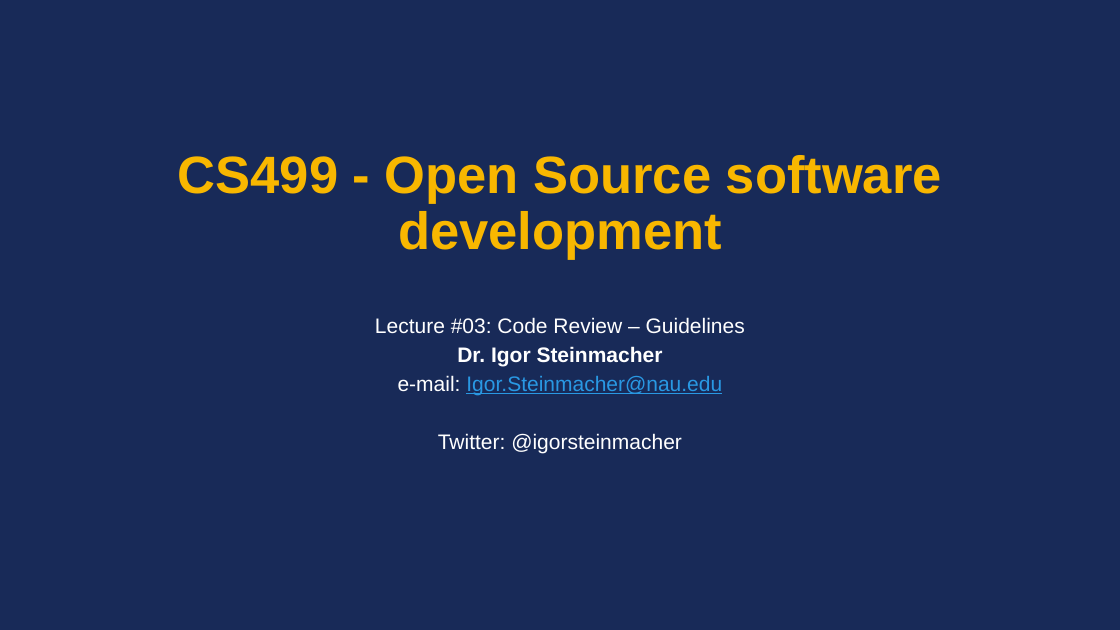
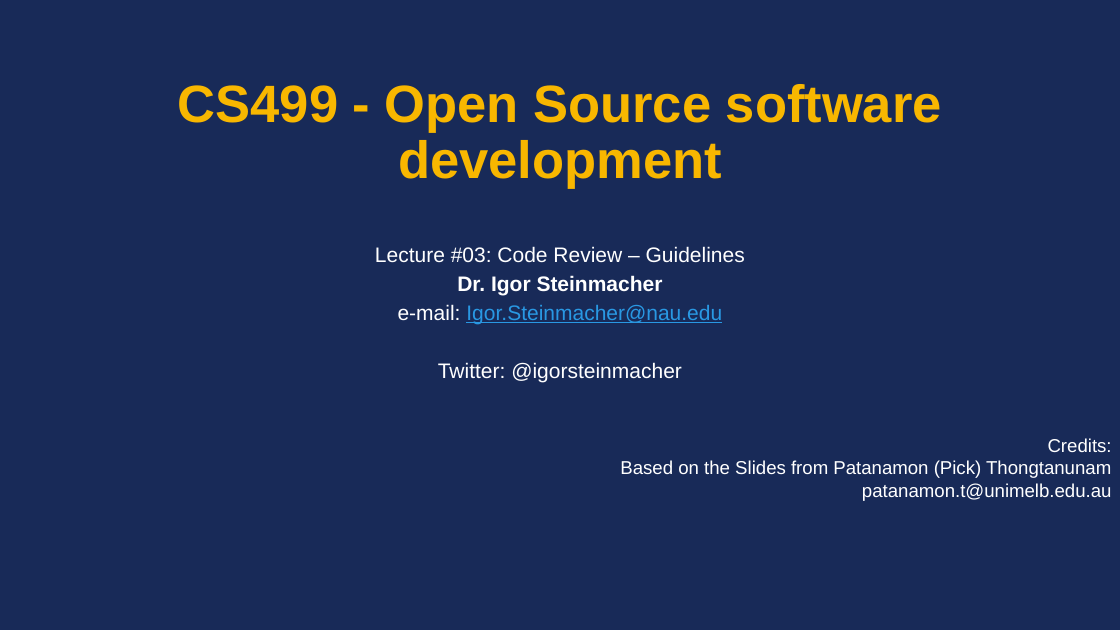
Before and after one commit to igorsteinmacher/CS499-OSS, a slide deck: slide 1 of notes/Lecture_03.pptx. Drawn at 1120x630 pixels with LibreOffice and Linux fonts; fonts in the diff are those of the drawing; background and template pictures are left out. Boxes give left, top, right and bottom in pixels: in the first picture for what was removed or moved away, otherwise in the second. Text is boxed around its words. In the diff, an @@ line names an element or a change of style, - is before the commit and + after.

Commit message:
Updating Code review Slides with example

```diff
--- a/notes/Lecture_03.pptx
+++ b/notes/Lecture_03.pptx
@@ title "CS499 - Open Source software ...": place and size @@
-title "CS499 - Open Source software ..." at [178, 155, 942, 260]
+title "CS499 - Open Source software ..." at [178, 84, 942, 189]
@@ subtitle "Lecture #03: Code Review – ...": place and size @@
-subtitle "Lecture #03: Code Review – ..." at [375, 317, 745, 453]
+subtitle "Lecture #03: Code Review – ..." at [375, 246, 745, 382]
@@ text added at [620, 438, 1112, 501], 16 pt, text #FFFFFF @@
+Credits:
+Based on the Slides from Patanamon (Pick) Thongtanunam
+patanamon.t@unimelb.edu.au
```
Also in this commit, not shown: 1 slide added, 1 other file.
